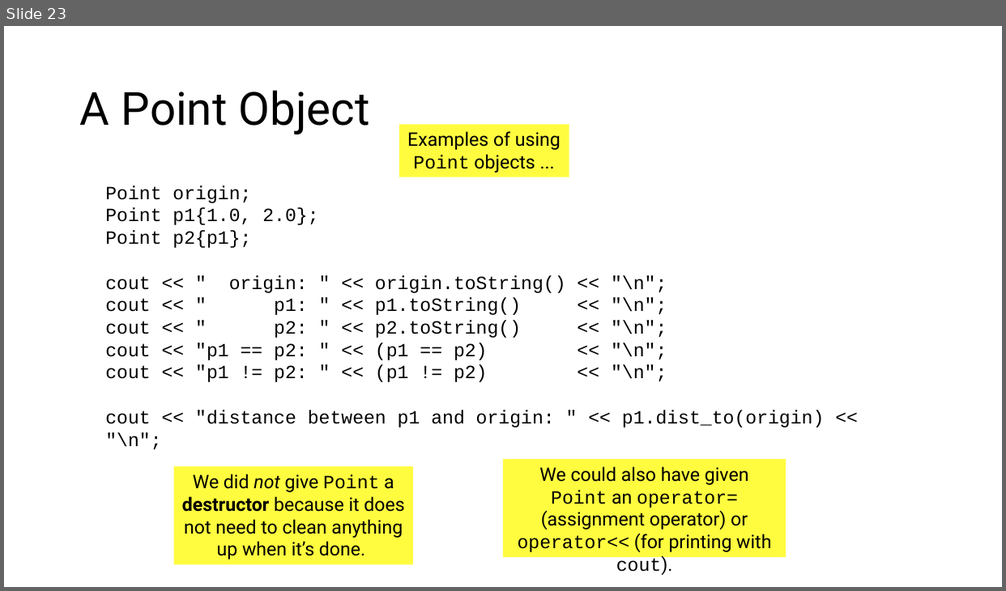
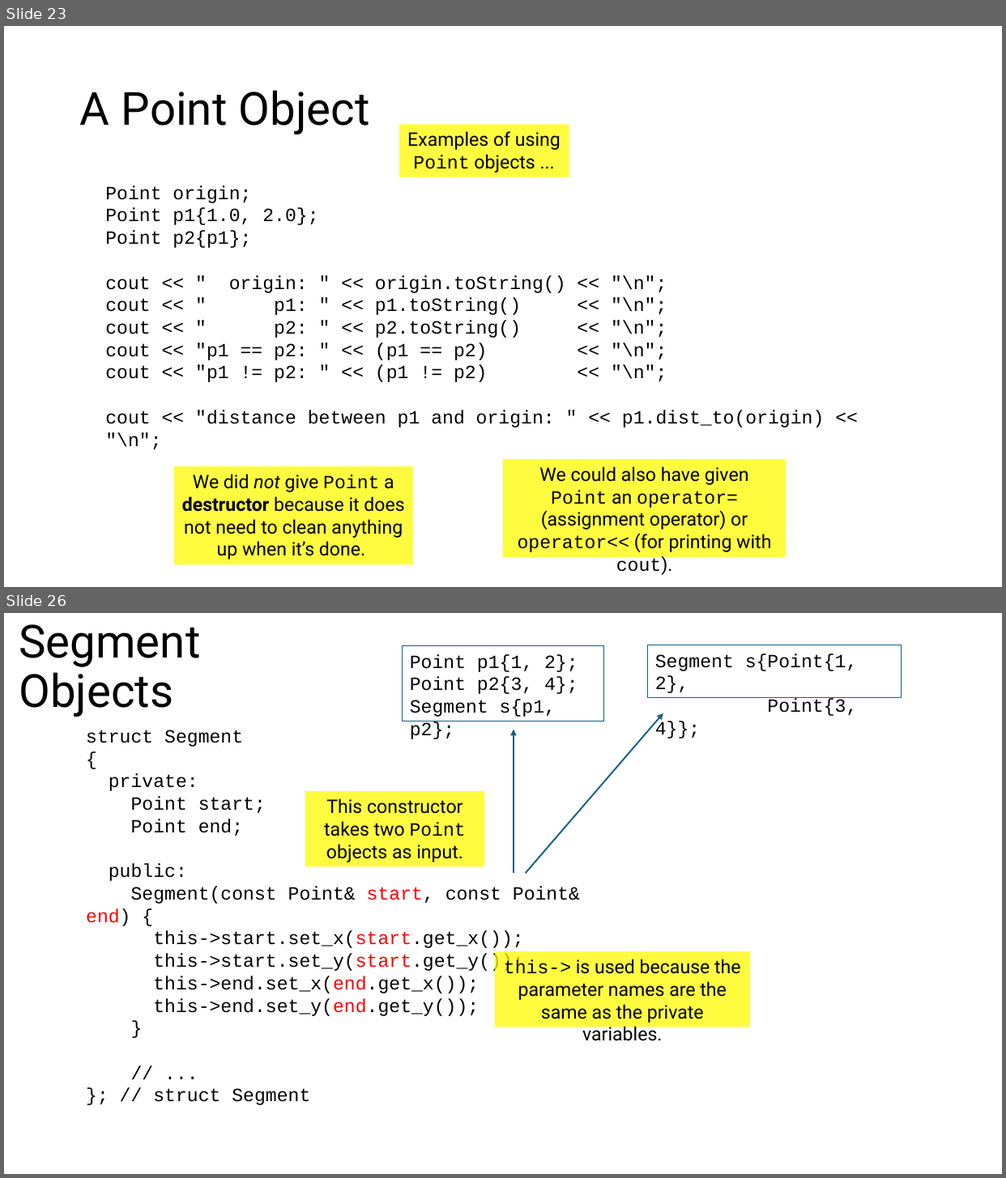
Before and after one commit to tjd1234/cmpt125spring2026, a slide deck: notes/week5/week5.pptx. Shown one above the other, each under a label of ours: slide 23 before the commit, slides 23 and 26 after it; the slides between them are not shown. The pictures are 1006x591 and 1006x1178 pixels, drawn with LibreOffice and Linux fonts; fonts in the diff are those of the drawing. Boxes give left, top, right and bottom in pixels: in the first picture for what was removed or moved away, otherwise in the second. Text is boxed around its words. In the diff, an @@ line names an element or a change of style, - is before the commit and + after.

```diff
--- a/notes/week5/week5.pptx
+++ b/notes/week5/week5.pptx
@@ slide 26 added at box(4, 613, 1002, 1174), background #FFFFFF @@
@@ title added at box(19, 624, 200, 717), 44 pt, text #000000 @@
+Segment Objects
@@ rectangle added at box(403, 646, 603, 722), outline #156082 0.75 pt, 18 pt, text #000000 @@
+Point p1{1, 2};
+Point p2{3, 4};
+Segment s{p1, p2};
@@ rectangle added at box(648, 645, 901, 698), outline #156082 0.75 pt, 18 pt, text #000000 @@
+Segment s{Point{1, 2},
+Point{3, 4}};
@@ text added at box(86, 730, 580, 1105), 18 pt, text #000000 @@
+struct Segment
+{
+private:
+Point start;
+Point end;
+public:
+Segment(const Point& start, const Point& end) {
+this->start.set_x(start.get_x());
+this->start.set_y(start.get_y());
+this->end.set_x(end.get_x());
+this->end.set_y(end.get_y());
+}
+// ...
+}; // struct Segment
@@ arrow added from (513, 874) to (513, 730), #156082 1.5 pt @@
@@ arrow added from (526, 874) to (663, 713), #156082 1.5 pt @@
@@ rectangle added at box(305, 791, 484, 867), fill #FFFC00 at 75% opacity, 18 pt, text #000000 @@
+This constructor takes two Point objects as input.
@@ rectangle added at box(495, 952, 750, 1027), fill #FFFC00 at 75% opacity, 18 pt, text #000000 @@
+this-> is used because the parameter names are the same as the private variables.
```
Also in this commit, not shown: 11 other slides added, 12 other files.
